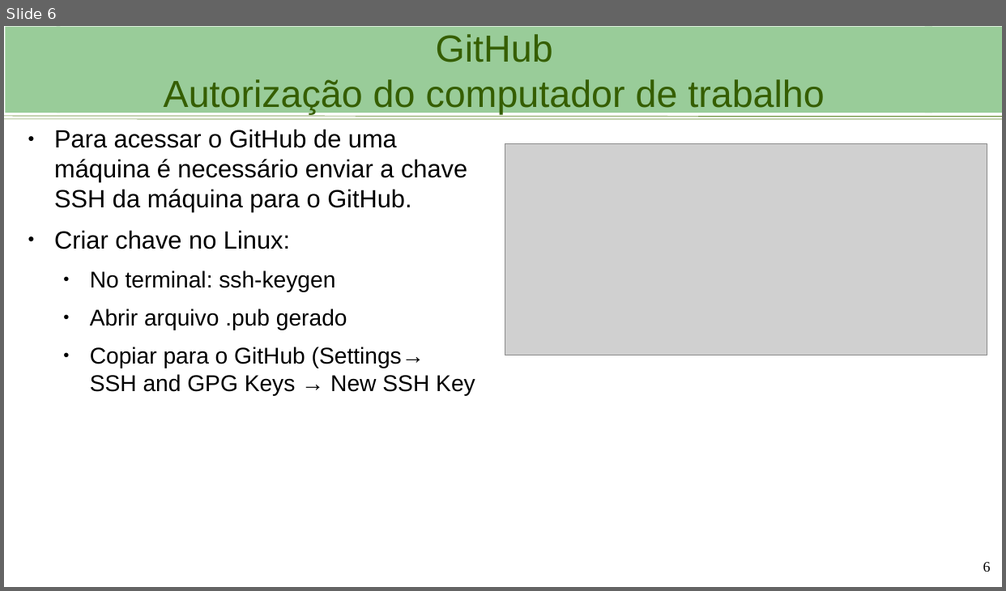
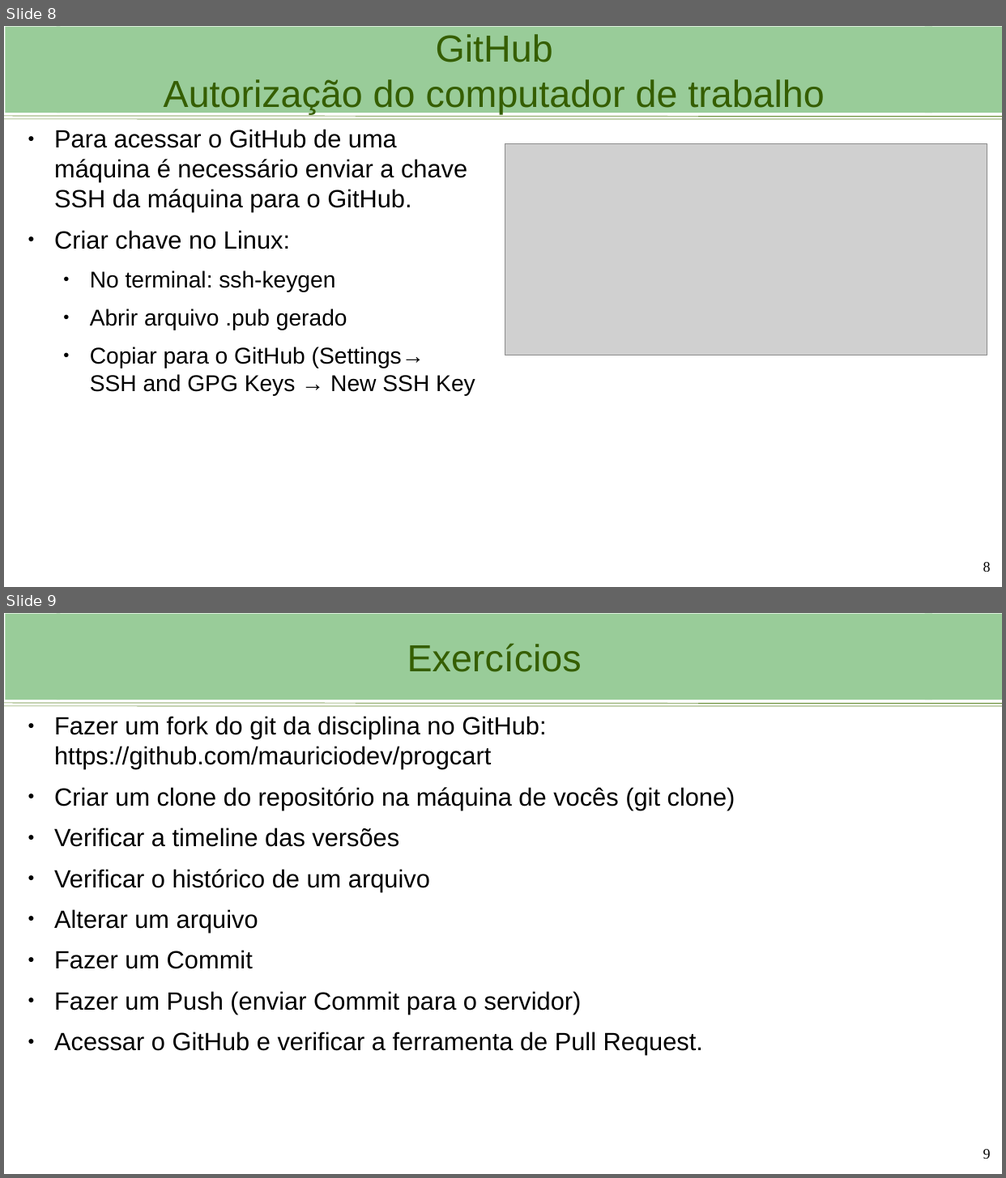
Before and after one commit to viniciusbrito1/progcart, a slide deck: aulas/Aula_2_GIT.odp. Shown one above the other, each under a label of ours: slide 6 before the commit, slides 8 and 9 after it. The pictures are 1006x591 and 1006x1178 pixels, drawn with LibreOffice and Linux fonts; fonts in the diff are those of the drawing; grey boxes stand for pictures; background and template pictures are left out. Boxes give left, top, right and bottom in pixels: in the first picture for what was removed or moved away, otherwise in the second. Text is boxed around its words. In the diff, an @@ line names an element or a change of style, - is before the commit and + after.

```diff
--- a/aulas/Aula_2_GIT.odp
+++ b/aulas/Aula_2_GIT.odp
@@ slide 9 added at (4,613,1002,1174), background #FFFFFF; not listed: 4 template elements that a slide beside it also shows @@
@@ title added at (57,614,932,700), fill #99CC99, 36.3 pt, text #355E00 @@
+Exercícios
@@ text added at (54,716,735,1051), 24 pt, text #000000 @@
+● Fazer um fork do git da disciplina no GitHub: https://github.com/mauriciodev/progcart
+● Criar um clone do repositório na máquina de vocês (git clone)
+● Verificar a timeline das versões
+● Verificar o histórico de um arquivo
+● Alterar um arquivo
+● Fazer um Commit
+● Fazer um Push (enviar Commit para o servidor)
+● Acessar o GitHub e verificar a ferramenta de Pull Request.
@@ page number added at (983,1149,991,1159), 14 pt, text #000000 @@
+9
@@ what was slide 6 is now slide 8 @@
@@ page number at (983,562,991,572): text changed @@
-6
+8
```
Also in this commit, not shown: 1 other slide added, 3 slides removed, 1 other file.
